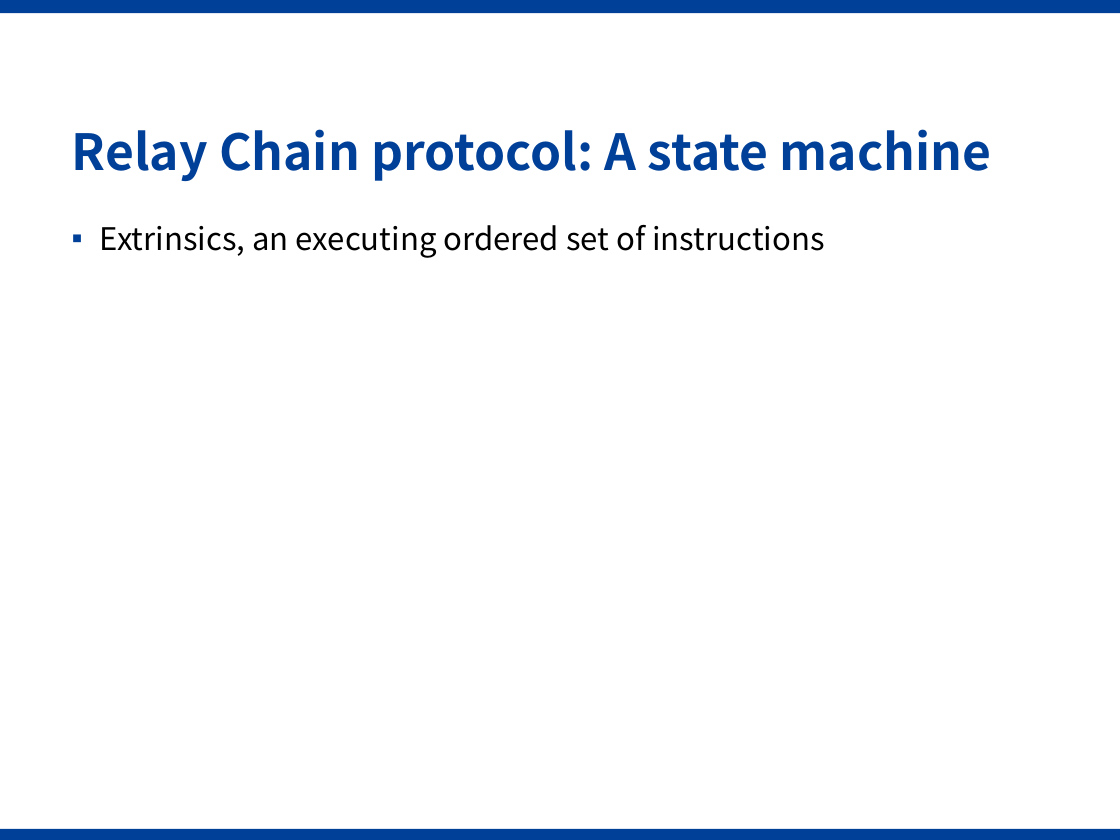
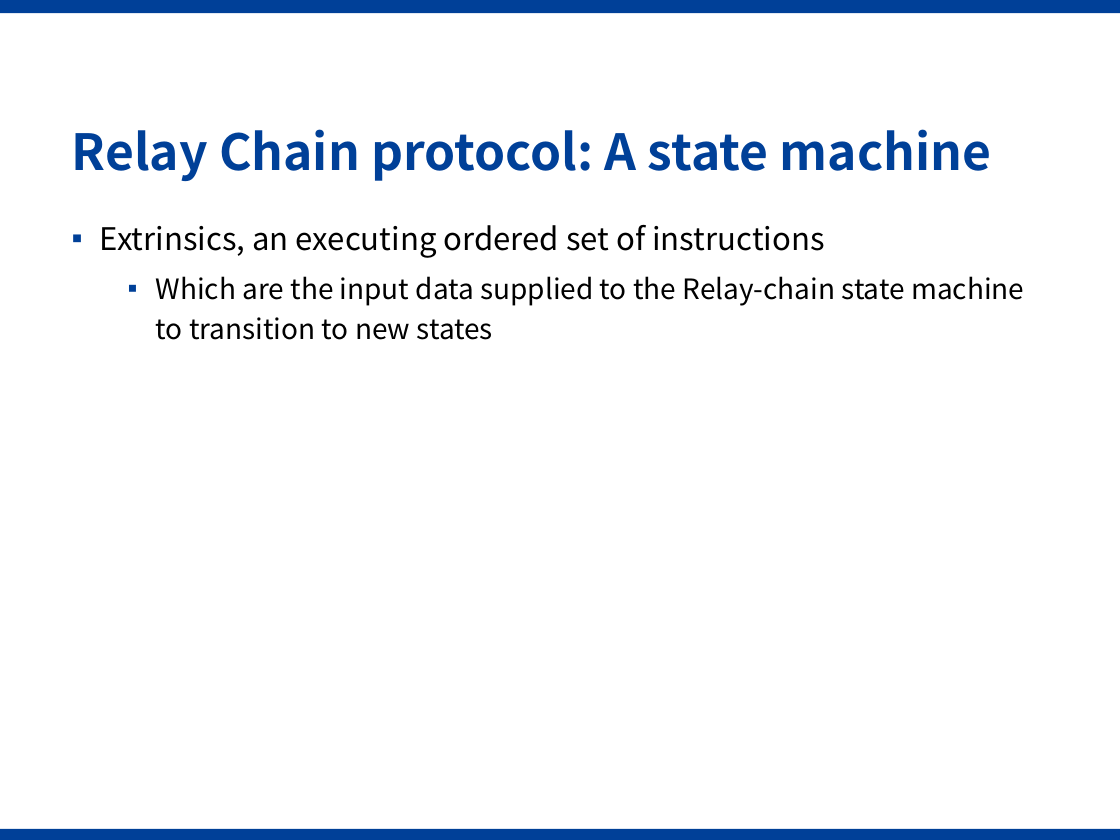
Before and after one commit to Voidkai/Polkadot, a slide deck: slide 12 of Polkadot-PPT.pptx. Drawn at 1120x840 pixels with LibreOffice and Linux fonts; fonts in the diff are those of the drawing; background and template pictures are left out. Boxes give left, top, right and bottom in pixels: in the first picture for what was removed or moved away, otherwise in the second. Text is boxed around its words. In the diff, an @@ line names an element or a change of style, - is before the commit and + after.

```diff
--- a/Polkadot-PPT.pptx
+++ b/Polkadot-PPT.pptx
@@ text at <box>156,276,1024,340</box>: paragraph added @@
+  ▪ Which are the input data supplied to the Relay-chain state machine to transition to new states
```
Also in this commit, not shown: 1 other slide changed.
